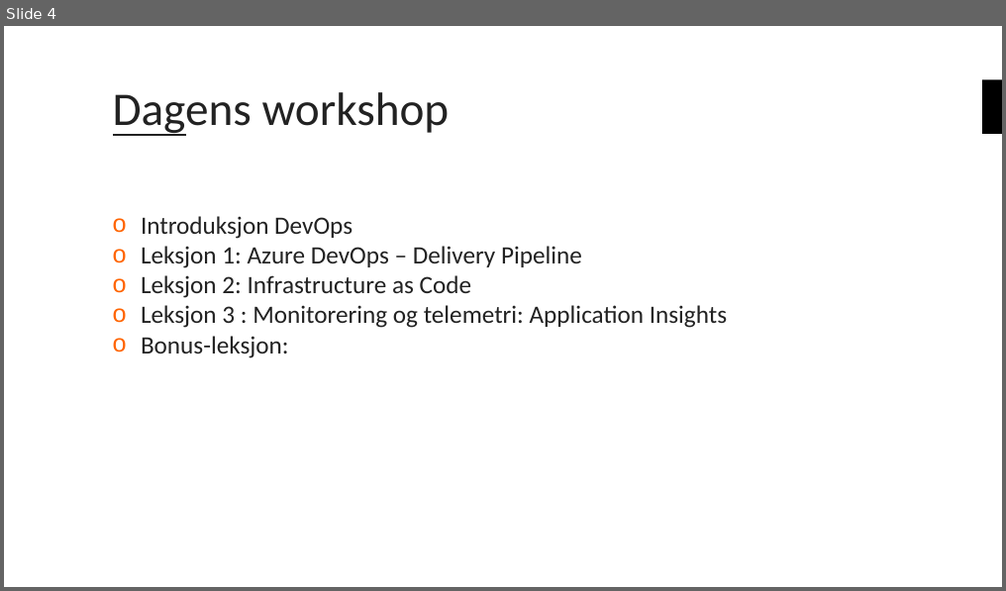
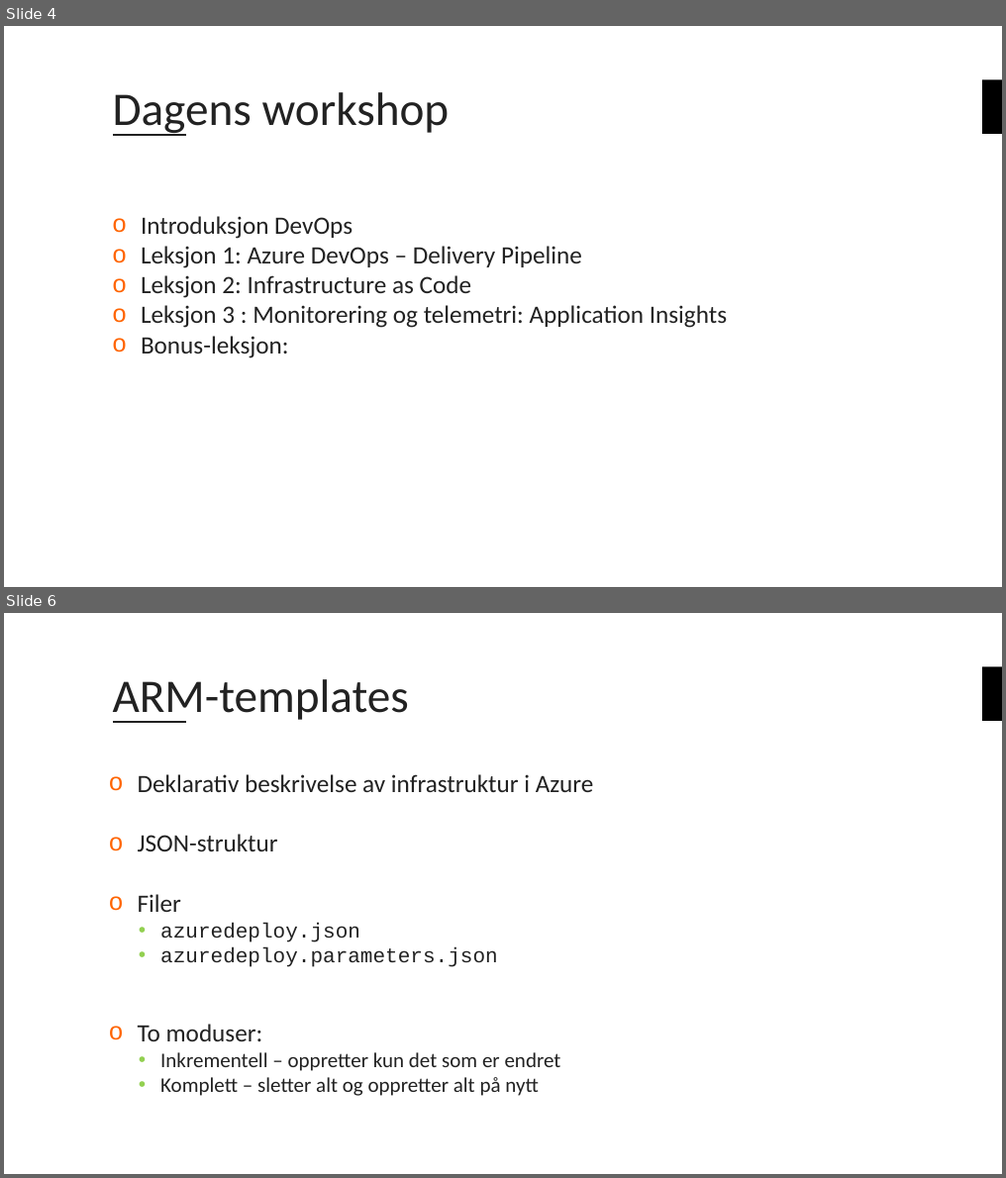
Before and after one commit to bouvet/azure-workshops, a slide deck: Workshop_2/Presentasjon/Azureskolen-Workshop#2.pptx. Shown one above the other, each under a label of ours: slide 4 before the commit, slides 4 and 6 after it; the slides between them are not shown. The pictures are 1006x591 and 1006x1178 pixels, drawn with LibreOffice and Linux fonts; fonts in the diff are those of the drawing; background and template pictures are left out. Boxes give left, top, right and bottom in pixels: in the first picture for what was removed or moved away, otherwise in the second. Text is boxed around its words. In the diff, an @@ line names an element or a change of style, - is before the commit and + after.

Commit message:
Oppdaterte presentasjon om ARM templates

```diff
--- a/Workshop_2/Presentasjon/Azureskolen-Workshop#2.pptx
+++ b/Workshop_2/Presentasjon/Azureskolen-Workshop#2.pptx
@@ slide 6 added at [4, 613, 1002, 1174], background #FFFFFF; not listed: 2 template elements that a slide beside it also shows @@
@@ title added at [113, 679, 409, 723], 45 pt, text #222222 @@
+ARM-templates
@@ text added at [138, 774, 594, 1096], 20 pt, text #222222 @@
+o Deklarativ beskrivelse av infrastruktur i Azure
+o JSON-struktur
+o Filer
+  • azuredeploy.json
+  • azuredeploy.parameters.json
+o To moduser:
+  • Inkrementell – oppretter kun det som er endret
+  • Komplett – sletter alt og oppretter alt på nytt
```
Also in this commit, not shown: 3 other slides added, 1 other file.
